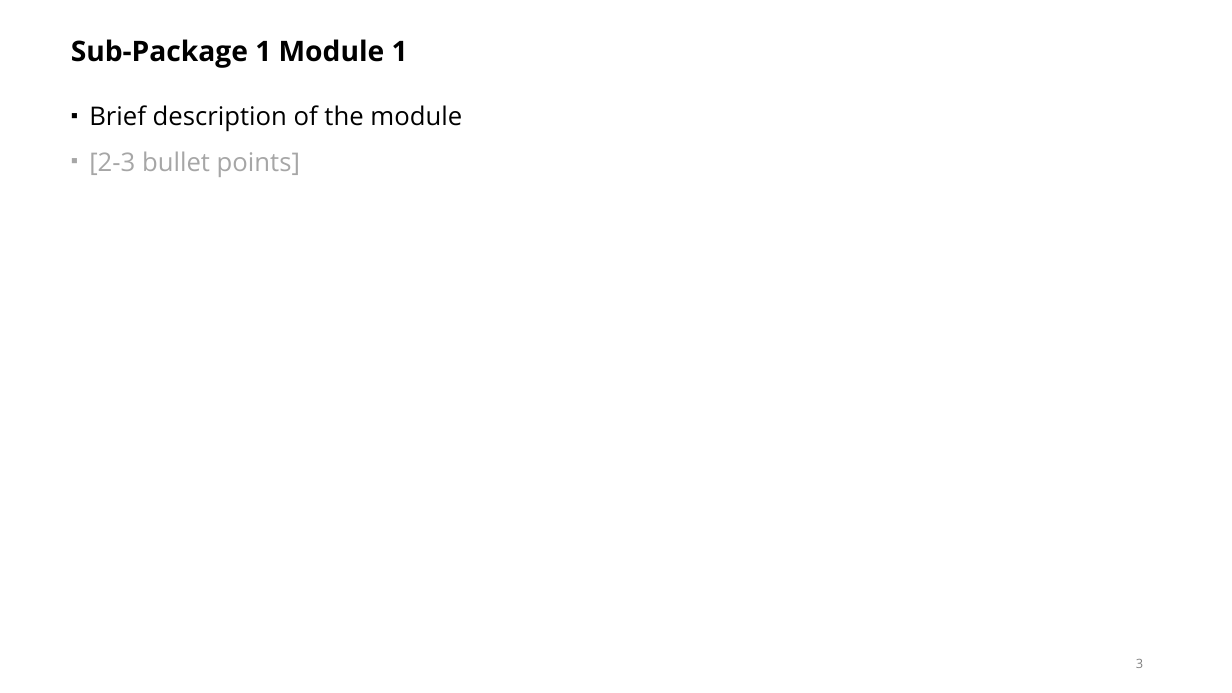
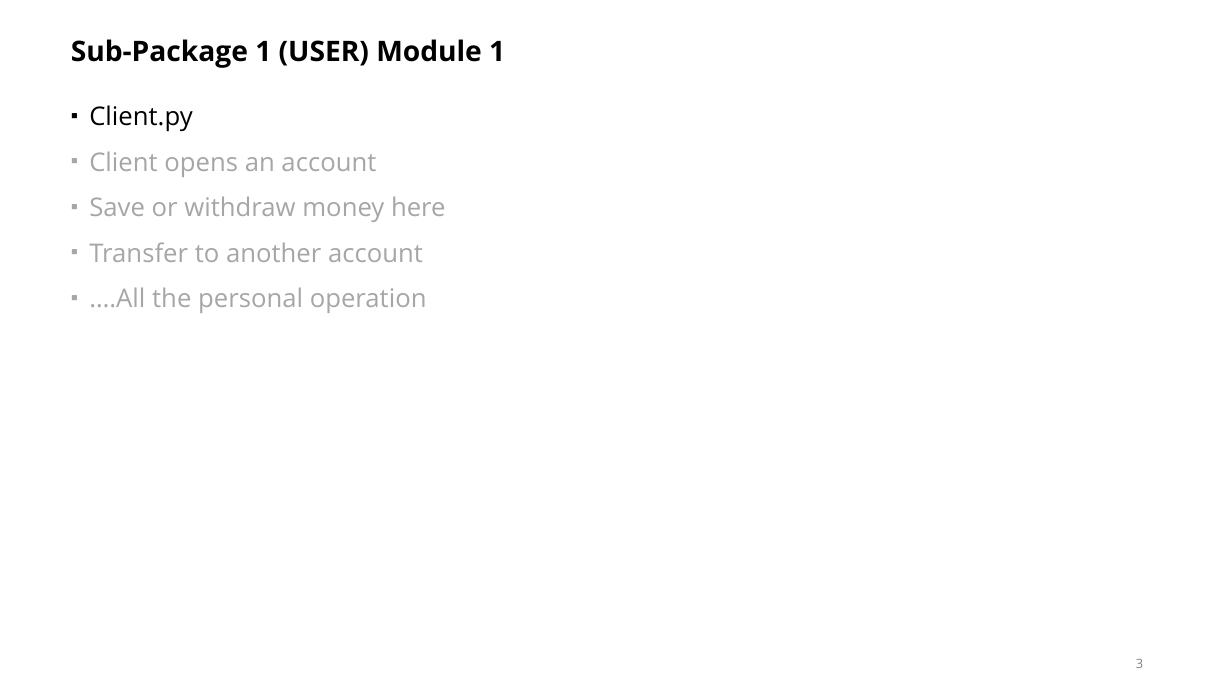
Before and after one commit to pengyuyang-315/Banking-Management, a slide deck: slide 3 of Presentation Template.pptx. Drawn at 1232x693 pixels with LibreOffice and Linux fonts; fonts in the diff are those of the drawing. Boxes give left, top, right and bottom in pixels: in the first picture for what was removed or moved away, otherwise in the second. Text is boxed around its words. In the diff, an @@ line names an element or a change of style, - is before the commit and + after.

```diff
--- a/Presentation Template.pptx
+++ b/Presentation Template.pptx
@@ title at (x1=71, y1=39, x2=505, y2=68): text changed @@
-Sub-Package 1 Module 1
+Sub-Package 1 (USER) Module 1
@@ text at (x1=89, y1=105, x2=446, y2=313): text changed; text colour #000000 to #A6A6A6 @@
-▪ Brief description of the module
-▪ [2-3 bullet points]
+▪ Client.py
+▪ Client opens an account
+▪ Save or withdraw money here
+▪ Transfer to another account
+▪ ….All the personal operation
```
Also in this commit, not shown: 8 other slides changed.
